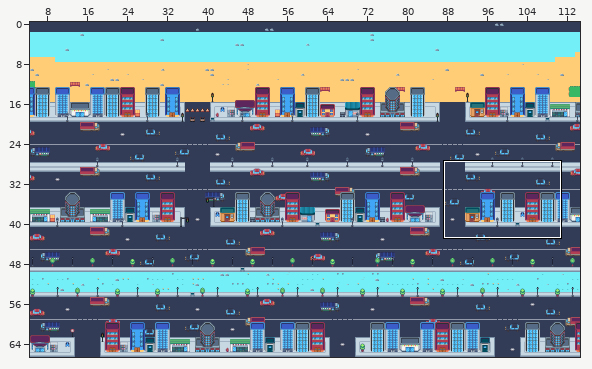
Level history. Tiled map: Game/Assets/maps/map.tmx. Above: a wide view before the commit, with the close-up outlined.
Close-up. Old version:
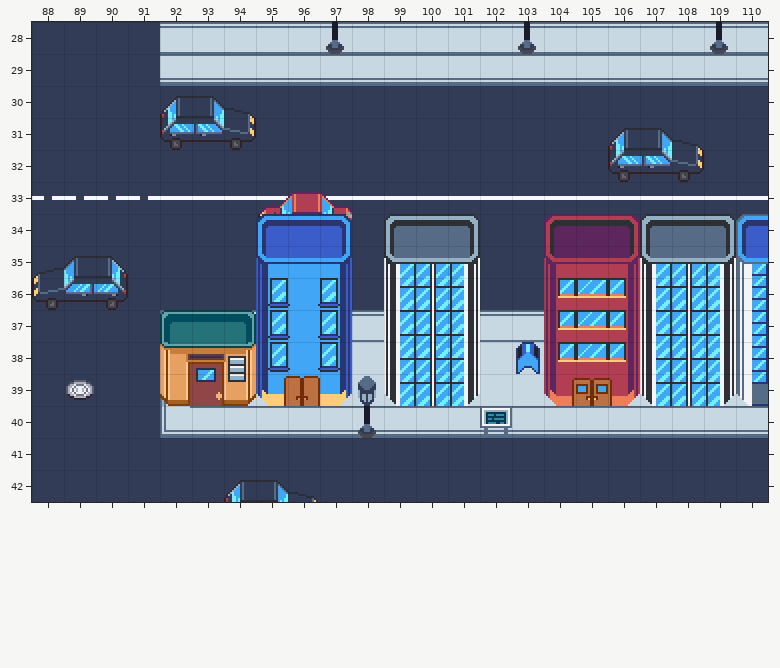
Cells are 16x16 px. Shown: x 88..110, y 28..42. The commit also changed other parts of the map, which this record leaves out.
Once edited:
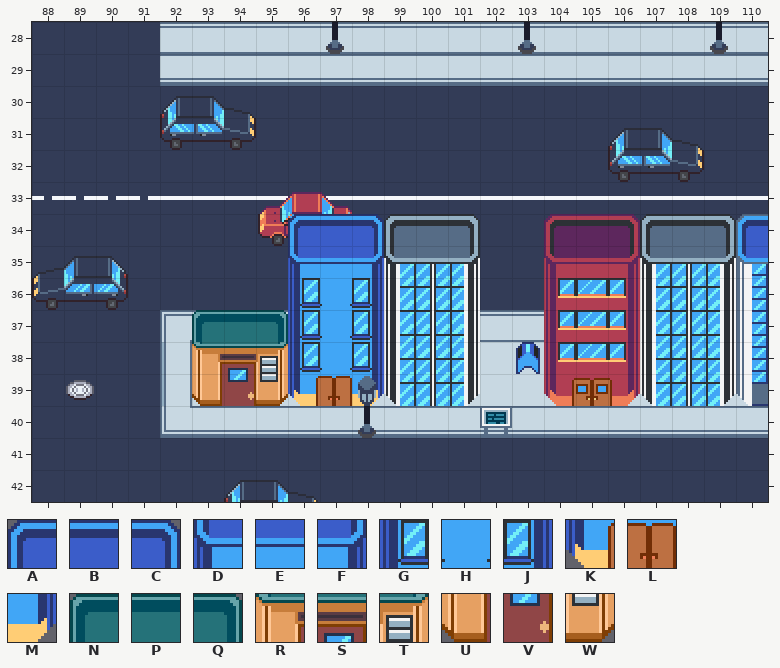
Key: from "ville": A 135, B 136, C 137, D 199, E 200, F 201, G 263, H 264, J 265, K 455, L 456, M 457, N 722, P 723, Q 724, R 786, S 787, T 788, U 850, V 851, W 852.
_ is an empty cell.
From old to new:
Layer "ville":
Tile A replaces tile B in row 34 at x 96.
Tile B replaces tile C in row 34 at x 97.
Tile C is added in row 34 at x 98.
Tile D replaces tile E in row 35 at x 96.
Tile E replaces tile F in row 35 at x 97.
Tile F is added in row 35 at x 98.
Tile G replaces tile H in rows 36 to 38 at x 96.
Tile H replaces tile J in rows 36 to 38 at x 97.
Tile J is added in rows 36 to 38 at x 98.
Tile K replaces tile L in row 39 at x 96.
Tile L replaces tile M in row 39 at x 97.
Tile M is added in row 39 at x 98.
Tile N replaces tile P in row 37 at x 93.
Tile P replaces tile Q in row 37 at x 94.
Tile Q replaces tile G in row 37 at x 95.
Tile R replaces tile S in row 38 at x 93.
Tile S replaces tile T in row 38 at x 94.
Tile T replaces tile G in row 38 at x 95.
Tile U replaces tile V in row 39 at x 93.
Tile V replaces tile W in row 39 at x 94.
Tile W replaces tile K in row 39 at x 95.
The edit erases tile A in row 34 at x 95.
The edit erases tile D in row 35 at x 95.
The edit erases tile G in row 36 at x 95.
The edit erases tile N in row 37 at x 92.
The edit erases tile R in row 38 at x 92.
The edit erases tile U in row 39 at x 92.
